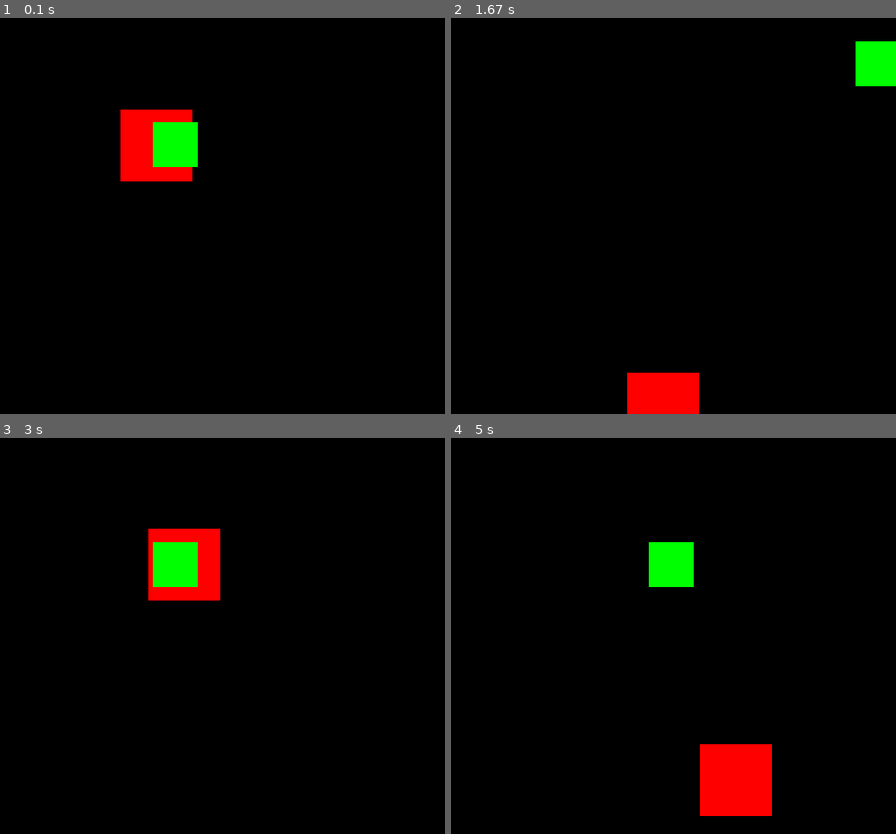
Above: before the commit, frames 1-4 (two rows, left to right).
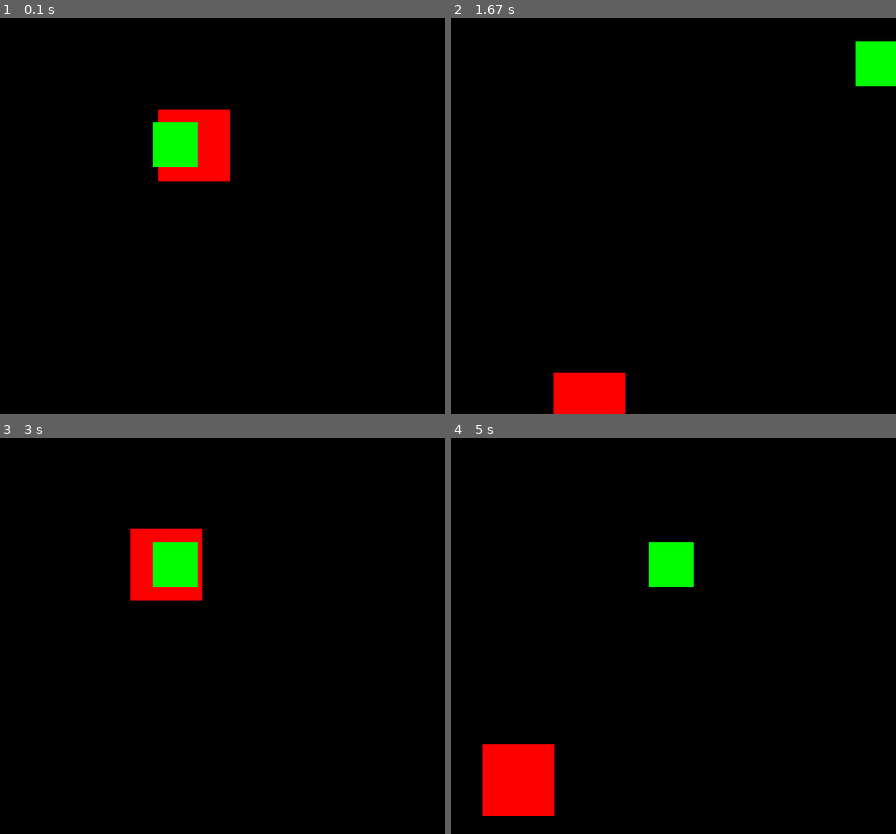
Above: after the commit, the same moments.

Repository: hsiang086/crc-static-exhibition
Game: pygame game, started from main/third_scene.py
Two runs of this game, one before a commit and one after it. Both use one fixed random seed, a clock stepped at 60 frames per second and the inputs below.
Inputs:
- Up to frame 1 (0.1 s): no input
- Up to frame 2 (1.67 s): hold Right 0.33-0.8 s; hold Up 0.83-1.13 s; hold Right 1.17-1.63 s
- Up to frame 3 (3 s): hold Left 1.67-2.2 s; hold Down 2.23-2.53 s; hold Left 2.57-2.97 s
- Up to frame 4 (5 s): hold Up 3-3.37 s; hold Right 3.4-4.03 s; hold Down 4.07-4.43 s; hold Left 4.47-4.93 s; tap M at 4.97 s

The runs differ from the first frame. In frame 1, 2.8% of the frame differs, in the area x 27-52%, y 23-42%; in frame 2, 3.4%; in frame 3, 1.5%; in frame 4, 5.9%, in the area x 7-73%, y 77-96%.

Commit message:
the center position fixed

Diff:
--- a/main/third_scene.py
+++ b/main/third_scene.py
@@ -77,7 +77,7 @@
         theta_degree = self.theta * 2 * pi / 360
         costheta, sintheta = cos(theta_degree), sin(theta_degree)
         # rotation matrix   https://en.wikipedia.org/wiki/Rotation_matrix
-        self.rect.centerx = self.circle_centerx - self.r * sintheta
+        self.rect.centerx = self.circle_centerx + self.r * sintheta
         self.rect.centery = self.circle_centery - self.r * costheta
         if self.theta == 360:
             self.check = True
@@ -85,6 +85,7 @@
     def trianglemotion(self):
         m_x = 1
         m_y = sqrt(3)
+        bf_bool = True
 
 
         self.triangle_speed = 1
@@ -92,7 +93,11 @@
         self.count += 1
 
         if self.count == 3 * self.step:
+            self.rect.centerx = int(self.bf_x) + 1
+            self.rect.centery = int(self.bf_y) + 2
+            bf_bool = False
             self.check = True
+
         self.count %= 3 * self.step
         if self.count < self.step and self.count > 0:
             self.bf_x += m_x * self.triangle_speed
@@ -106,8 +111,9 @@
             self.bf_x += m_x * self.triangle_speed
             self.bf_y -= m_y * self.triangle_speed
 
-        self.rect.centerx = self.bf_x
-        self.rect.centery = self.bf_y
+        if bf_bool:
+            self.rect.centerx = self.bf_x
+            self.rect.centery = self.bf_y
 
 
 
@@ -144,8 +150,10 @@
                 self.movetriangle_bool = True
                 self.bf_x = self.rect.centerx
                 self.bf_y = self.rect.centery
+            else :
+                self.movetriangle_bool = False
+            print(rand_num)
             self.check = False
-            print(self.rect.center)
         if not self.paused:
             if self.movecircle_bool:
                 self.theta += self.circle_speed
Empty file added: main/third_scene_question.py
